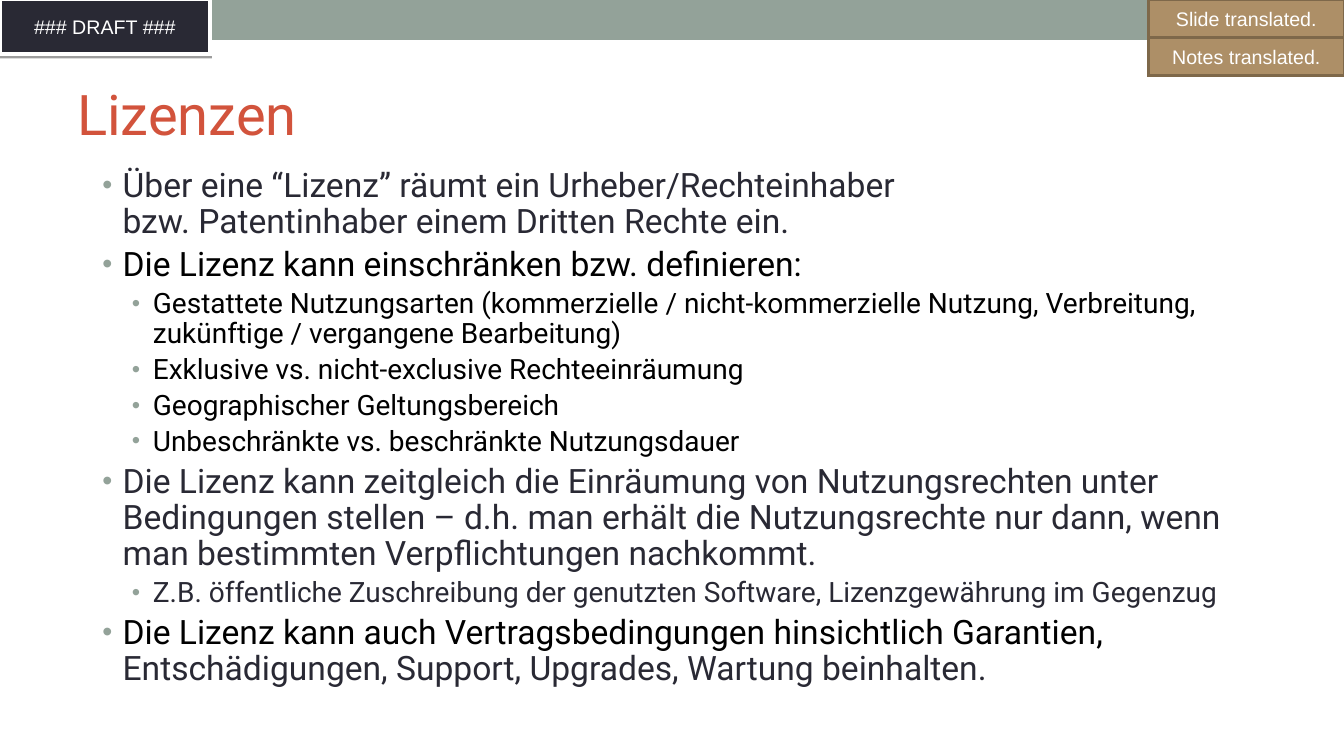
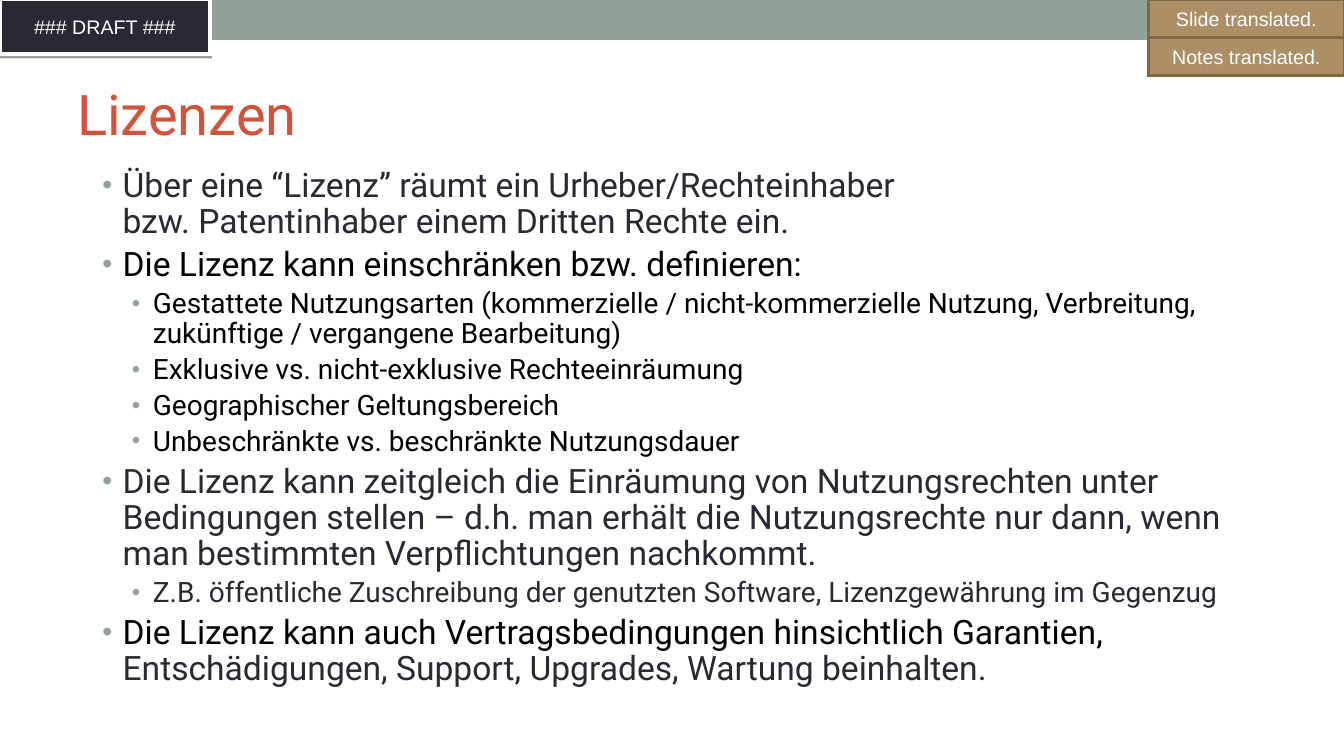
Before and after one commit to SThanheiser/curriculum, a slide deck: slide 11 of translation-DE/slides/DFT_openchain-curriculum-for-1-1_GER.odp. Drawn at 1344x756 pixels with LibreOffice and Linux fonts; fonts in the diff are those of the drawing; background and template pictures are left out. Boxes give left, top, right and bottom in pixels: in the first picture for what was removed or moved away, otherwise in the second. Text is boxed around its words. In the diff, an @@ line names an element or a change of style, - is before the commit and + after.

```diff
--- a/translation-DE/slides/DFT_openchain-curriculum-for-1-1_GER.odp
+++ b/translation-DE/slides/DFT_openchain-curriculum-for-1-1_GER.odp
@@ text at (153, 358, 743, 385): text changed @@
-  • Exklusive vs. nicht-exclusive Rechteeinräumung
+  • Exklusive vs. nicht-exklusive Rechteeinräumung
```
Also in this commit, not shown: 15 other slides changed, 6 slides added, 6 slides removed, 1 other file.
